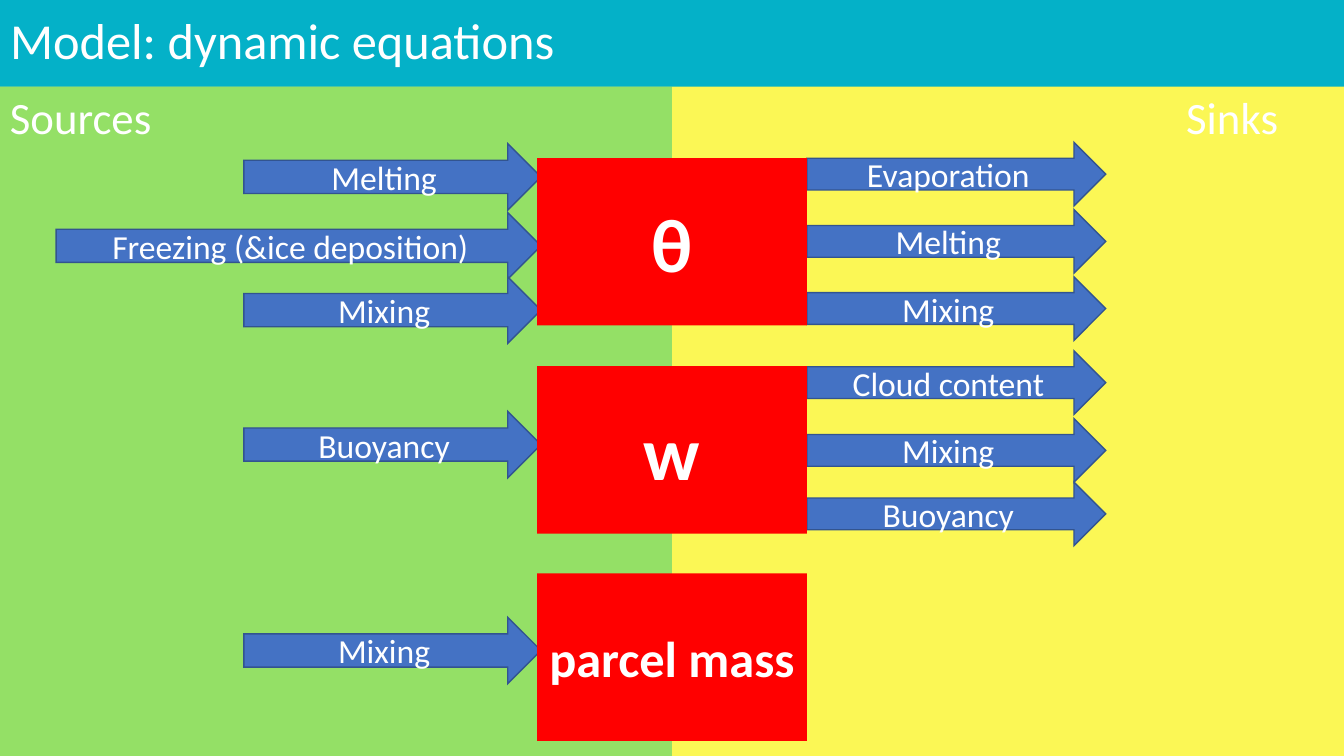
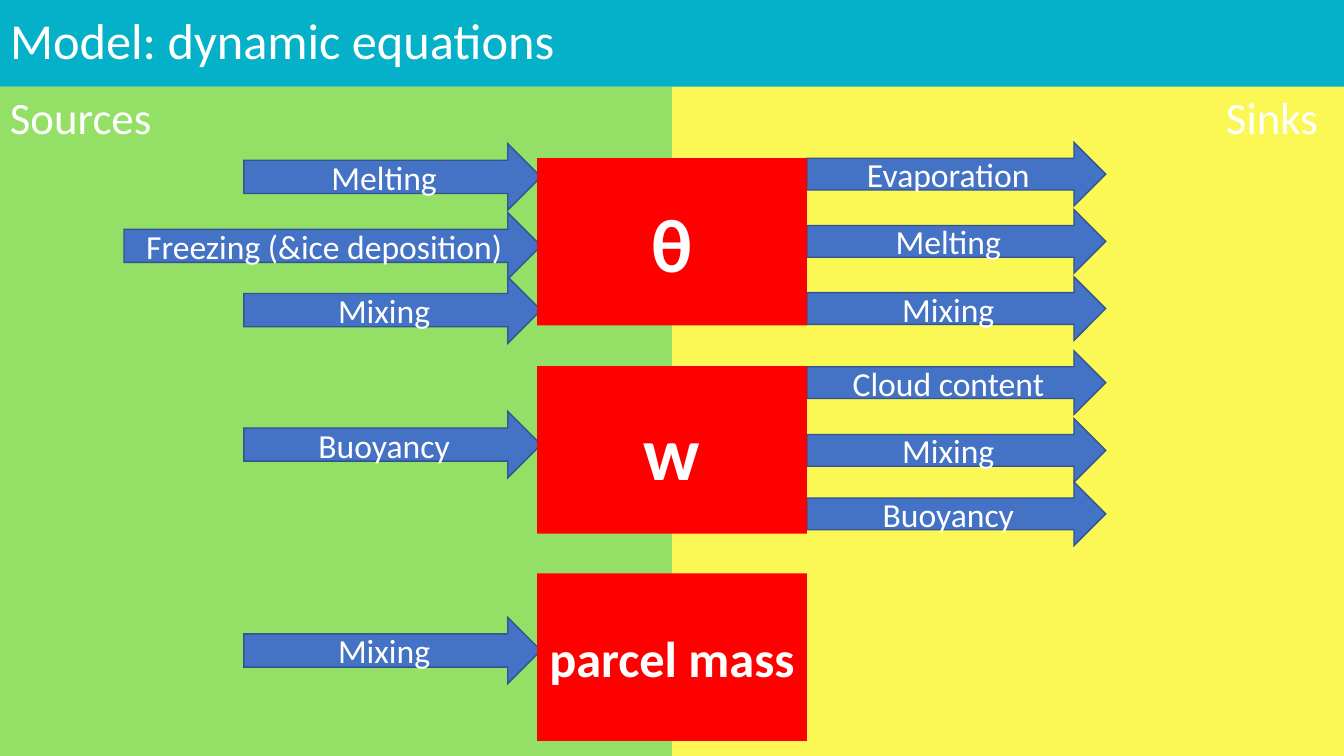
Before and after one commit to meteoNL/CloudParcelModel_SOACproject, a slide deck: slide 3 of presentation.pptx. Drawn at 1344x756 pixels with LibreOffice and Linux fonts; fonts in the diff are those of the drawing. Boxes give left, top, right and bottom in pixels: in the first picture for what was removed or moved away, otherwise in the second. Text is boxed around its words. In the diff, an @@ line names an element or a change of style, - is before the commit and + after.

```diff
--- a/presentation.pptx
+++ b/presentation.pptx
@@ text "Sinks": place and size @@
-text "Sinks" at box(1186, 103, 1278, 135)
+text "Sinks" at box(1226, 103, 1318, 135)
@@ right arrow "Freezing (&ice deposition)": place and size @@
-right arrow "Freezing (&ice deposition)" at box(56, 213, 541, 279)
+right arrow "Freezing (&ice deposition)" at box(124, 213, 541, 279)
```
Also in this commit, not shown: 5 other slides changed.
